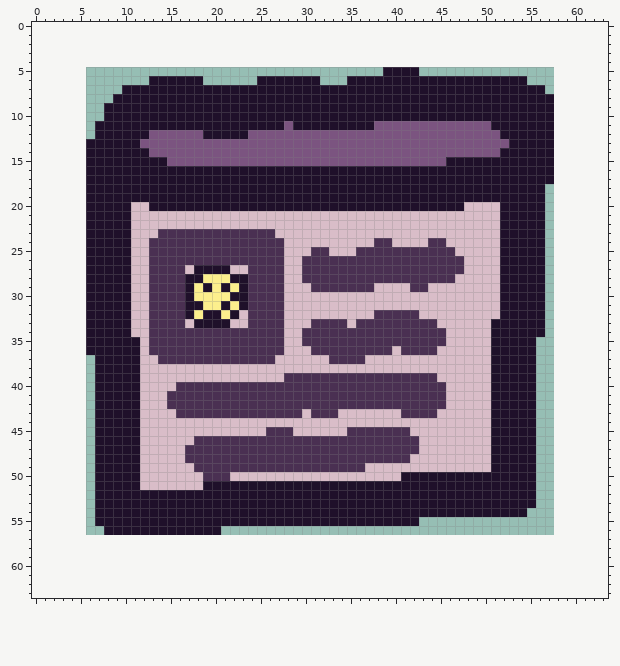
Edited in one commit: pixel-art file (assets/icons/src/paper.aseprite). This is how it looked before the edit.
52x52 pixels, 1 frame. The old version is drawn lined up with the new one, on the new canvas.
The same view after the edit:
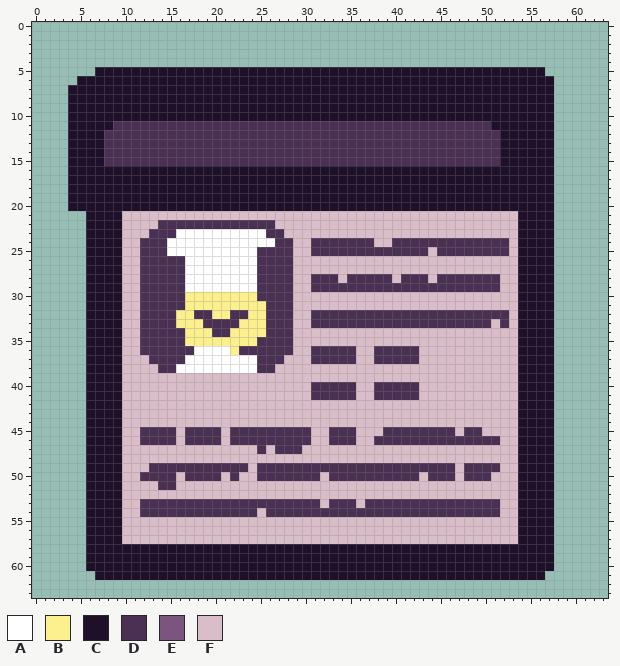
Palette (. is transparent): A #ffffff  B #fcef8d  C #1f102a  D #4a3052  E #7b5480  F #d9bdc8
From old to new:
canvas 52x52 -> 64x64, the old top-left corner now at 6,5
y 5: x 7..38 ................................ -> CCCCCCCCCCCCCCCCCCCCCCCCCCCCCCCC; x 43..56 .............. -> CCCCCCCCCCCCCC
y 6: x 5..12 ........ -> CCCCCCCC; x 19..24 ...... -> CCCCCC; x 32..34 ... -> CCC; x 55..57 ... -> CCC
y 7: x 4..9 ...... -> CCCCCC; x 57 . -> C
y 8: x 4..8 ..... -> CCCCC
y 9..10: x 4..7 .... -> CCCC
y 11: x 4..6 ... -> CCC; x 9..50 CCCCCCCCCCCCCCCCCCCECCCCCCCCCEEEEEEEEEEEEE -> DDDDDDDDDDDDDDDDDDDDDDDDDDDDDDDDDDDDDDDDDD
y 12: x 4..6 ... -> CCC; x 8..51 CCCCCEEEEEECCCCCEEEEEEEEEEEEEEEEEEEEEEEEEEEE -> DDDDDDDDDDDDDDDDDDDDDDDDDDDDDDDDDDDDDDDDDDDD
y 13: x 4..5 .. -> CC; x 8..52 CCCCEEEEEEEEEEEEEEEEEEEEEEEEEEEEEEEEEEEEEEEEE -> DDDDDDDDDDDDDDDDDDDDDDDDDDDDDDDDDDDDDDDDDDDDC
y 14: x 4..5 .. -> CC; x 8..51 CCCCCEEEEEEEEEEEEEEEEEEEEEEEEEEEEEEEEEEEEEEE -> DDDDDDDDDDDDDDDDDDDDDDDDDDDDDDDDDDDDDDDDDDDD
y 15: x 4..5 .. -> CC; x 8..51 CCCCCCCEEEEEEEEEEEEEEEEEEEEEEEEEEEEEEECCCCCC -> DDDDDDDDDDDDDDDDDDDDDDDDDDDDDDDDDDDDDDDDDDDD
y 16..17: x 4..5 .. -> CC
y 18..19: x 4..5 .. -> CC; x 57 . -> C
y 20: x 4..5 .. -> CC; x 11..12 FF -> CC; x 48..51 FFFF -> CCCC; x 57 . -> C
y 21: x 10 C -> F; x 52..53 CC -> FF; x 57 . -> C
y 22: x 10 C -> F; x 14..26 FFFFFFFFFFFFF -> DDDDDDDDDDDDD; x 52..53 CC -> FF; x 57 . -> C
y 23: x 10 C -> F; x 13 F -> D; x 16..25 DDDDDDDDDD -> AAAAAAAAAA; x 27 F -> D; x 52..53 CC -> FF; x 57 . -> C
y 24: x 10 C -> F; x 12 F -> D; x 15..26 DDDDDDDDDDDD -> AAAAAAAAAAAA; x 28 F -> D; x 31..43 FFFFFFFDDFFFF -> DDDDDDDFFDDDD; x 46..53 FFFFFFCC -> DDDDDDDF; x 57 . -> C
y 25: x 10 C -> F; x 12 F -> D; x 15..24 DDDDDDDDDD -> AAAAAAAAAA; x 28 F -> D; x 33..35 FFF -> DDD; x 44 D -> F; x 47..53 FFFFFCC -> DDDDDDF; x 57 . -> C
y 26: x 10 C -> F; x 12 F -> D; x 17..24 DDDDDDDD -> AAAAAAAA; x 28 F -> D; x 30..47 DDDDDDDDDDDDDDDDDD -> FFFFFFFFFFFFFFFFFF; x 52..53 CC -> FF; x 57 . -> C
y 27: x 10 C -> F; x 12 F -> D; x 17..24 FCCCCFFD -> AAAAAAAA; x 28 F -> D; x 30..47 DDDDDDDDDDDDDDDDDD -> FFFFFFFFFFFFFFFFFF; x 52..53 CC -> FF; x 57 . -> C
y 28: x 10 C -> F; x 12 F -> D; x 17..24 CCBBBCCD -> AAAAAAAA; x 28 F -> D; x 30 D -> F; x 34 D -> F; x 40 D -> F; x 44 D -> F; x 47..53 FFFFFCC -> DDDDDFF; x 57 . -> C
y 29: x 10 C -> F; x 12 F -> D; x 17..24 CBCBCBCD -> AAAAAAAA; x 28 F -> D; x 38..41 FFFF -> DDDD; x 44..53 FFFFFFFFCC -> DDDDDDDDFF; x 57 . -> C
y 30: x 10 C -> F; x 12 F -> D; x 17 C -> B; x 22..24 CCD -> BBB; x 28 F -> D; x 52..53 CC -> FF; x 57 . -> C
y 31: x 10 C -> F; x 12 F -> D; x 17..18 CC -> BB; x 21 C -> B; x 23..25 CDD -> BBB; x 28 F -> D; x 52..53 CC -> FF; x 57 . -> C
y 32: x 10 C -> F; x 12 F -> D; x 16..20 DCBCC -> BBDDB; x 22..25 CFDD -> DDBB; x 28 F -> D; x 31..37 FFFFFFF -> DDDDDDD; x 43..53 FFFFFFFFFCC -> DDDDDDDDDDF; x 57 . -> C
y 33: x 10 C -> F; x 12 F -> D; x 16..25 DFCCCCFFDD -> BBBDDDDBBB; x 28 F -> D; x 35 F -> D; x 45..53 FFFFFFCCC -> DDDDDDFDF; x 57 . -> C
y 34: x 10 C -> F; x 12 F -> D; x 17..19 DDD -> BBB; x 22..25 DDDD -> BBBB; x 28 F -> D; x 30..45 DDDDDDDDDDDDDDDD -> FFFFFFFFFFFFFFFF; x 51..53 CCC -> FFF; x 57 . -> C
y 35: x 10..12 CCF -> FFD; x 17..24 DDDDDDDD -> BBBBBBBB; x 28 F -> D; x 30..45 DDDDDDDDDDDDDDDD -> FFFFFFFFFFFFFFFF; x 51..53 CCC -> FFF; x 56..57 .. -> CC
y 36: x 10..12 CCF -> FFD; x 18..22 DDDDD -> AAAAB; x 28 F -> D; x 36..37 DD -> FF; x 40 F -> D; x 43..44 DD -> FF; x 51..53 CCC -> FFF; x 56..57 .. -> CC
y 37: x 6 . -> C; x 10..11 CC -> FF; x 13 F -> D; x 17..24 DDDDDDDD -> AAAAAAAA; x 27 F -> D; x 31..32 FF -> DD; x 36 D -> F; x 38..42 FFFFF -> DDDDD; x 51..53 CCC -> FFF; x 56..57 .. -> CC
y 38: x 6 . -> C; x 10..11 CC -> FF; x 14..26 FFFFFFFFFFFFF -> DDAAAAAAAAADD; x 51..53 CCC -> FFF; x 56..57 .. -> CC
y 39: x 6 . -> C; x 10..11 CC -> FF; x 28..44 DDDDDDDDDDDDDDDDD -> FFFFFFFFFFFFFFFFF; x 51..53 CCC -> FFF; x 56..57 .. -> CC
y 40: x 6 . -> C; x 10..11 CC -> FF; x 16..30 DDDDDDDDDDDDDDD -> FFFFFFFFFFFFFFF; x 36..37 DD -> FF; x 43..45 DDD -> FFF; x 51..53 CCC -> FFF; x 56..57 .. -> CC
y 41: x 6 . -> C; x 10..11 CC -> FF; x 15..30 DDDDDDDDDDDDDDDD -> FFFFFFFFFFFFFFFF; x 36..37 DD -> FF; x 43..45 DDD -> FFF; x 51..53 CCC -> FFF; x 56..57 .. -> CC
y 42: x 6 . -> C; x 10..11 CC -> FF; x 15..45 DDDDDDDDDDDDDDDDDDDDDDDDDDDDDDD -> FFFFFFFFFFFFFFFFFFFFFFFFFFFFFFF; x 51..53 CCC -> FFF; x 56..57 .. -> CC
y 43: x 6 . -> C; x 10..11 CC -> FF; x 16..29 DDDDDDDDDDDDDD -> FFFFFFFFFFFFFF; x 31..33 DDD -> FFF; x 41..44 DDDD -> FFFF; x 51..53 CCC -> FFF; x 56..57 .. -> CC
y 44: x 6 . -> C; x 10..11 CC -> FF; x 51..53 CCC -> FFF; x 56..57 .. -> CC
y 45: x 6 . -> C; x 10..15 CCFFFF -> FFDDDD; x 17..20 FFFF -> DDDD; x 22..25 FFFF -> DDDD; x 29..30 FF -> DD; x 33..34 FF -> DD; x 36..38 DDD -> FFF; x 42..46 FFFFF -> DDDDD; x 48..49 FF -> DD; x 51..53 CCC -> FFF; x 56..57 .. -> CC
y 46: x 6 . -> C; x 10..15 CCFFFF -> FFDDDD; x 17 F -> D; x 21 D -> F; x 31..32 DD -> FF; x 36..37 DD -> FF; x 43..53 FFFFFFFFCCC -> DDDDDDDDDFF; x 56..57 .. -> CC
y 47: x 6 . -> C; x 10..11 CC -> FF; x 17..24 DDDDDDDD -> FFFFFFFF; x 26 D -> F; x 30..42 DDDDDDDDDDDDD -> FFFFFFFFFFFFF; x 51..53 CCC -> FFF; x 56..57 .. -> CC
y 48: x 6 . -> C; x 10..11 CC -> FF; x 17..41 DDDDDDDDDDDDDDDDDDDDDDDDD -> FFFFFFFFFFFFFFFFFFFFFFFFF; x 51..53 CCC -> FFF; x 56..57 .. -> CC
y 49: x 6 . -> C; x 10..11 CC -> FF; x 13..17 FFFFF -> DDDDD; x 24 D -> F; x 37..46 FFFFFFFFFF -> DDDDDDDDDD; x 48..53 FFFCCC -> DDDDFF; x 56..57 .. -> CC
y 50: x 6 . -> C; x 10..15 CCFFFF -> FFDDDD; x 17..18 FF -> DD; x 21..22 DF -> FD; x 25..31 FFFFFFF -> DDDDDDD; x 33..53 FFFFFFFFCCCCCCCCCCCCC -> DDDDDDDDDDFDDDFDDDFFF; x 56..57 .. -> CC
y 51: x 6 . -> C; x 10..11 CC -> FF; x 14..15 FF -> DD; x 19..53 CCCCCCCCCCCCCCCCCCCCCCCCCCCCCCCCCCC -> FFFFFFFFFFFFFFFFFFFFFFFFFFFFFFFFFFF; x 56..57 .. -> CC
y 52: x 6 . -> C; x 10..53 CCCCCCCCCCCCCCCCCCCCCCCCCCCCCCCCCCCCCCCCCCCC -> FFFFFFFFFFFFFFFFFFFFFFFFFFFFFFFFFFFFFFFFFFFF; x 56..57 .. -> CC
y 53: x 6 . -> C; x 10..53 CCCCCCCCCCCCCCCCCCCCCCCCCCCCCCCCCCCCCCCCCCCC -> FFDDDDDDDDDDDDDDDDDDDDFDDDFDDDDDDDDDDDDDDDFF; x 56..57 .. -> CC
y 54: x 6 . -> C; x 10..53 CCCCCCCCCCCCCCCCCCCCCCCCCCCCCCCCCCCCCCCCCCCC -> FFDDDDDDDDDDDDDFDDDDDDDDDDDDDDDDDDDDDDDDDDFF; x 55..57 ... -> CCC
y 55: x 6 . -> C; x 10..57 CCCCCCCCCCCCCCCCCCCCCCCCCCCCCCCCC............... -> FFFFFFFFFFFFFFFFFFFFFFFFFFFFFFFFFFFFFFFFFFFFCCCC
y 56: x 6..7 .. -> CC; x 10..57 CCCCCCCCCCC..................................... -> FFFFFFFFFFFFFFFFFFFFFFFFFFFFFFFFFFFFFFFFFFFFCCCC
y 57: x 6..57 .................................................... -> CCCCFFFFFFFFFFFFFFFFFFFFFFFFFFFFFFFFFFFFFFFFFFFFCCCC
y 58..60: x 6..57 .................................................... -> CCCCCCCCCCCCCCCCCCCCCCCCCCCCCCCCCCCCCCCCCCCCCCCCCCCC
y 61: x 7..56 .................................................. -> CCCCCCCCCCCCCCCCCCCCCCCCCCCCCCCCCCCCCCCCCCCCCCCCCC
